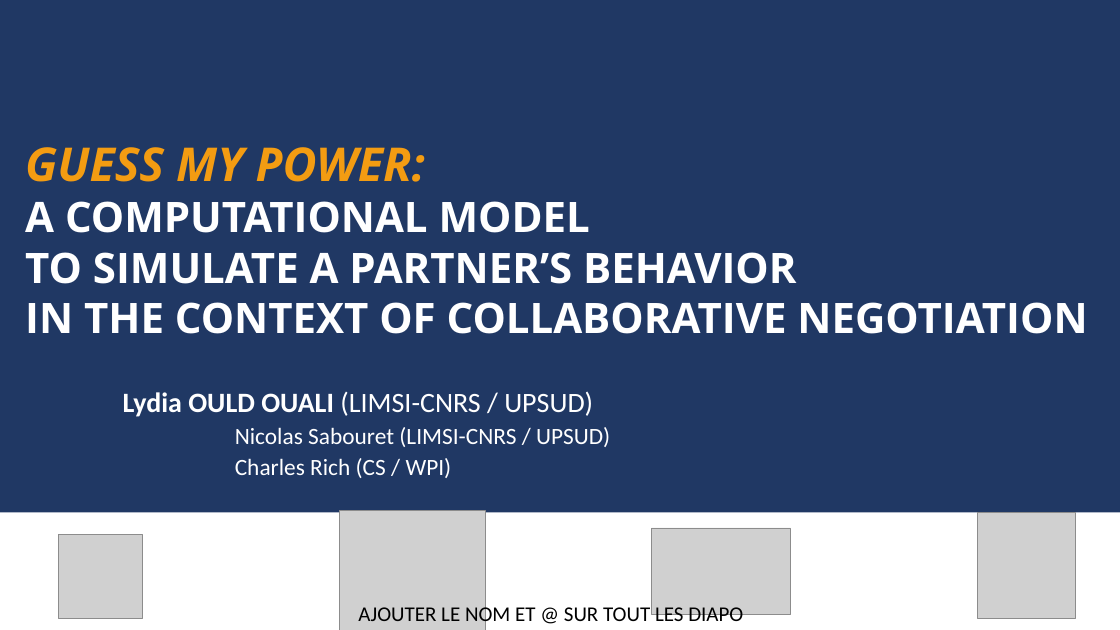
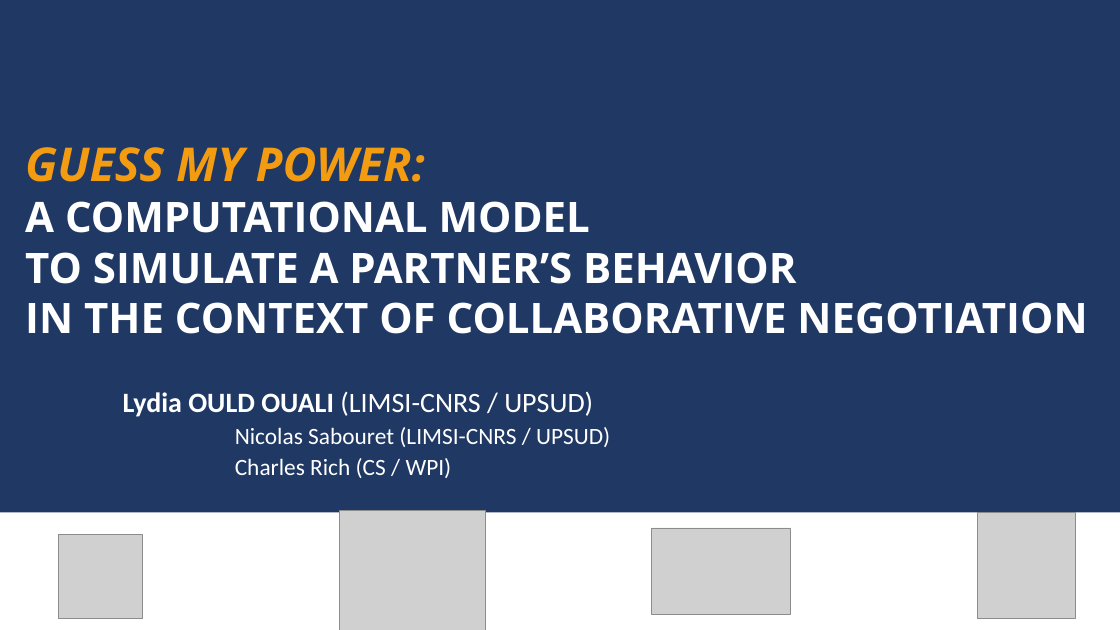
Before and after one commit to Olydia/Discolog, a slide deck: slide 1 of papers/Presentations/intellisys/intellysis.pptx. Drawn at 1120x630 pixels with LibreOffice and Linux fonts; fonts in the diff are those of the drawing; grey boxes stand for pictures. Boxes give left, top, right and bottom in pixels: in the first picture for what was removed or moved away, otherwise in the second. Text is boxed around its words. In the diff, an @@ line names an element or a change of style, - is before the commit and + after.

```diff
--- a/papers/Presentations/intellisys/intellysis.pptx
+++ b/papers/Presentations/intellisys/intellysis.pptx
@@ text removed at (x1=358, y1=603, x2=743, y2=627) @@
-AJOUTER LE NOM ET @ SUR TOUT LES DIAPO
```
Also in this commit, not shown: 19 other slides changed, 2 other files.
